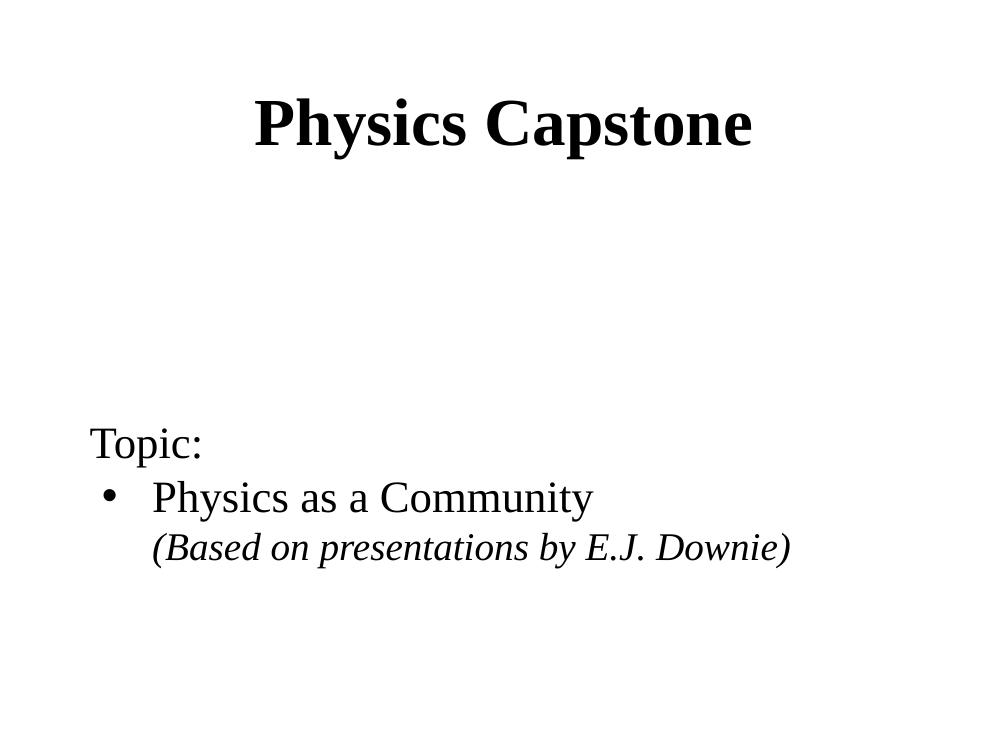
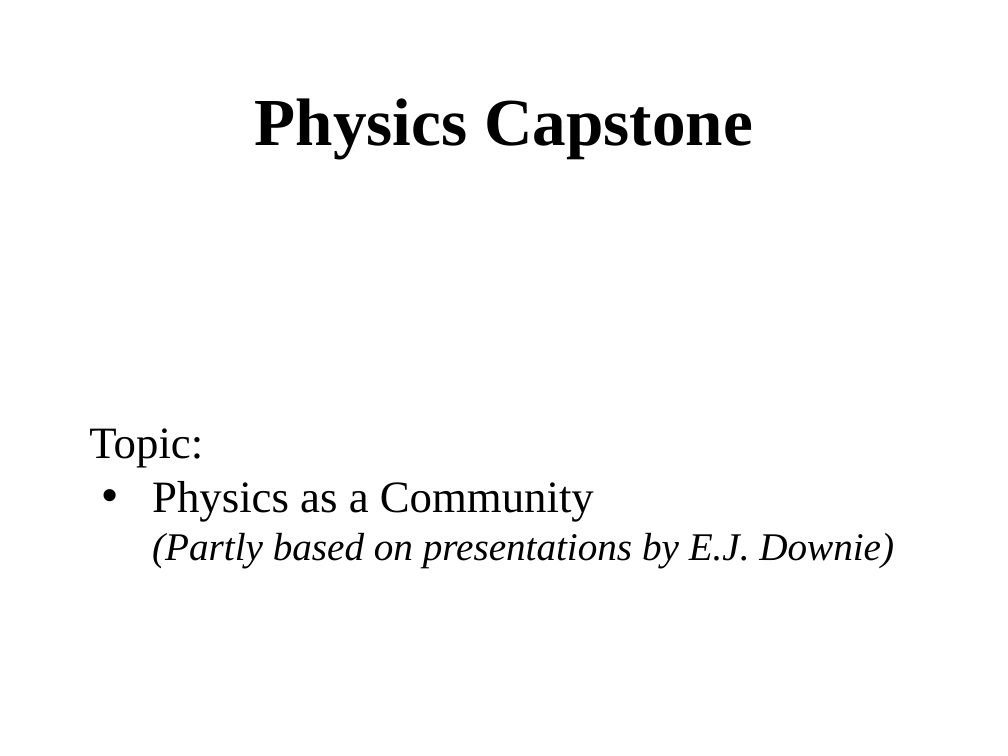
Before and after one commit to ajvanderhorst/PhysicsCapstoneGW, a slide deck: slide 1 of Topics/Slides/ClassCommunity2DiversityInclusion.pptx. Drawn at 1008x756 pixels with LibreOffice and Linux fonts; fonts in the diff are those of the drawing. Boxes give left, top, right and bottom in pixels: in the first picture for what was removed or moved away, otherwise in the second. Text is boxed around its words. In the diff, an @@ line names an element or a change of style, - is before the commit and + after.

```diff
--- a/Topics/Slides/ClassCommunity2DiversityInclusion.pptx
+++ b/Topics/Slides/ClassCommunity2DiversityInclusion.pptx
@@ text at [152, 532, 894, 568]: text changed @@
-  (Based on presentations by E.J. Downie)
+  (Partly based on presentations by E.J. Downie)
```
Also in this commit, not shown: 1 other slide changed, 5 slides added, 2 other files.
